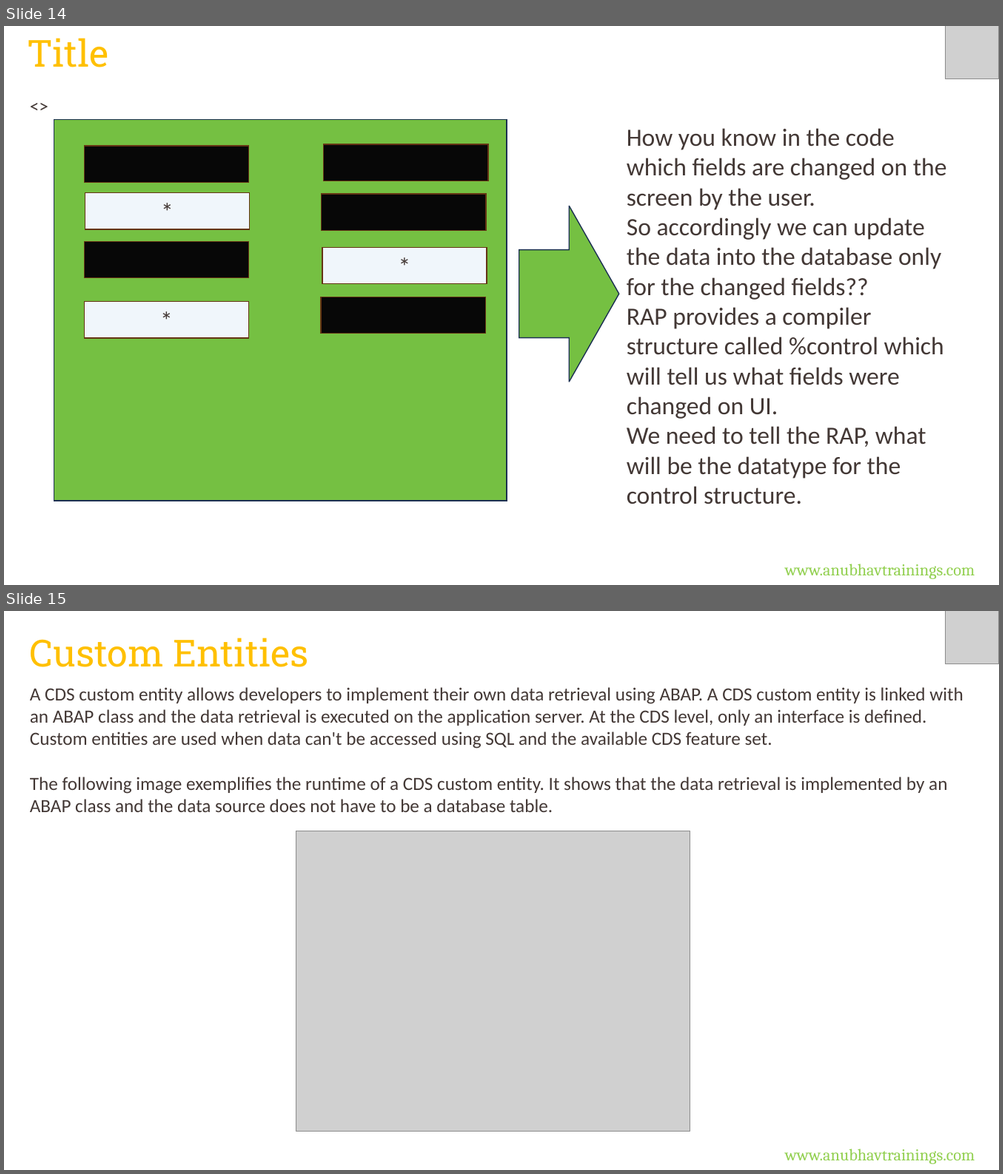
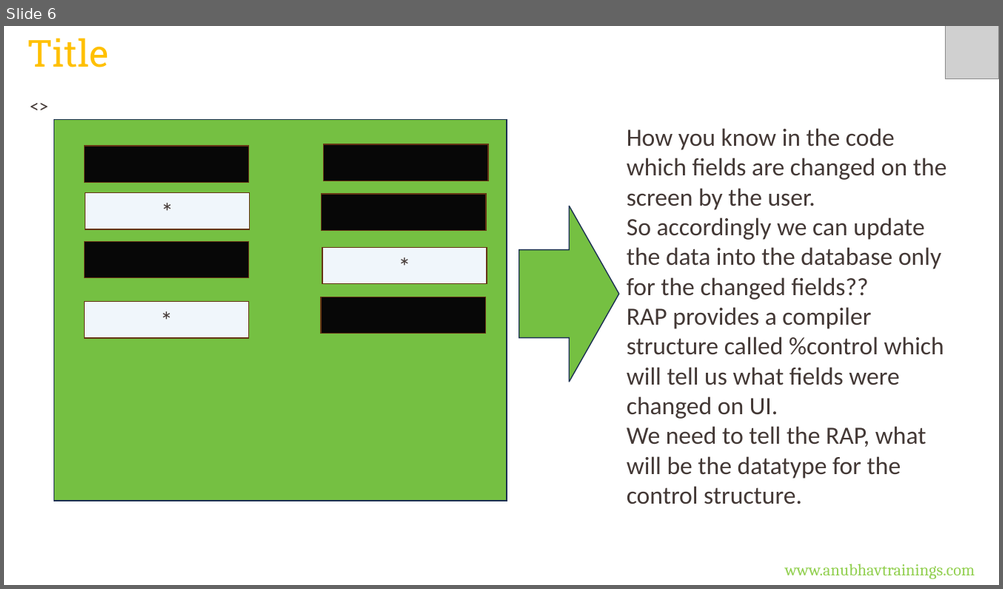
Before and after one commit to soyuztechnologies/CDS_AMDP_RAP_Training_60H, a slide deck: Day 17/DAY-17.pptx. Shown one above the other, each under a label of ours: slides 14 and 15 before the commit, slide 6 after it. The pictures are 1003x1174 and 1003x589 pixels, drawn with LibreOffice and Linux fonts; fonts in the diff are those of the drawing; grey boxes stand for pictures. Boxes give left, top, right and bottom in pixels: in the first picture for what was removed or moved away, otherwise in the second. Text is boxed around its words. In the diff, an @@ line names an element or a change of style, - is before the commit and + after.

```diff
--- a/Day 17/DAY-17.pptx
+++ b/Day 17/DAY-17.pptx
@@ slide 15 removed at box(4, 611, 999, 1170), background #FFFFFF @@
@@ picture removed at box(945, 611, 999, 664) @@
@@ text removed at box(30, 638, 309, 667) @@
-Custom Entities
@@ text removed at box(30, 687, 962, 812) @@
-A CDS custom entity allows developers to implement their own data retrieval using ABAP. A CDS custom entity is linked with an ABAP class and the data retrieval is executed on the application server. At the CDS level, only an interface is defined. Custom entities are used when data can't be accessed using SQL and the available CDS feature set.
-The following image exemplifies the runtime of a CDS custom entity. It shows that the data retrieval is implemented by an ABAP class and the data source does not have to be a database table.
@@ picture removed at box(296, 831, 690, 1132) @@
@@ text removed at box(785, 1149, 974, 1165) @@
-www.anubhavtrainings.com
@@ what was slide 14 is now slide 6 @@
```
Also in this commit, not shown: 1 slide changed, 21 other slides removed, 5 other files.
